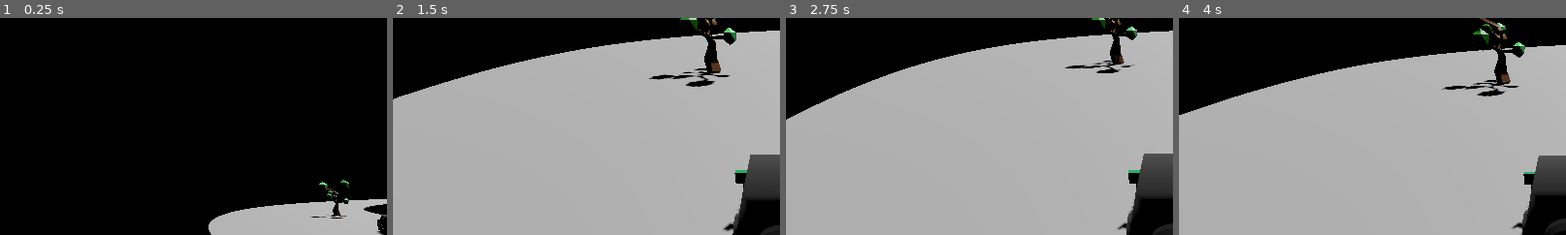
Above: before the commit, frames 1-4 (left to right).
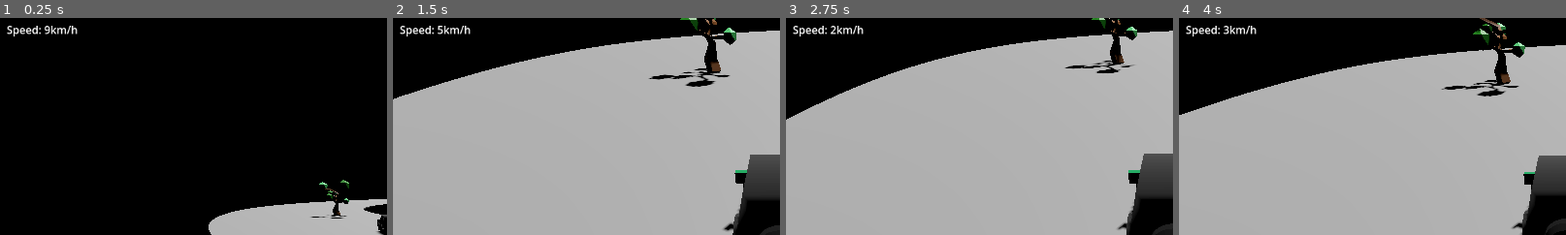
Above: after the commit, the same moments.

Repository: VriskaSekret/car_game
Game: Godot game, scene res://scenes/test_scene.tscn
The game is run twice, just before and just after one commit, with the same random seed, the same clock (stepped at 60 frames per second) and the same inputs.
Inputs:
- Up to frame 1 (0.25 s): no input
- Up to frame 2 (1.5 s): hold D (steer_right) 0.53-1.28 s; tap Space at 0.77 s; hold S (brake) from 1.28 s (still down)
- Up to frame 3 (2.75 s): tap Space at 1.52 s; release S (brake) at 2.03 s; hold D (steer_right) from 2.03 s (still down)
- Up to frame 4 (4 s): release D (steer_right) at 2.78 s; hold W (accelerate) 2.78-3.53 s; tap Space at 3.02, 3.77 s; hold A (steer_left) from 3.53 s (still down)
The pictures show only the part of the screen within x 0-50%, y 1-51%; the shares and areas given below are measured in that part.

The runs differ from the first frame. In frame 1, 0.4% of the frame differs, in the area x 1-21%, y 3-9%; in frame 2, 0.4%; in frame 3, 0.4%; in frame 4, 0.4%.

Commit message:
Fix speedometer

Diff:
--- a/scenes/test_scene.tscn
+++ b/scenes/test_scene.tscn
@@ -1,6 +1,7 @@
-[gd_scene load_steps=8 format=3 uid="uid://be1mi7mimuwfx"]
+[gd_scene load_steps=9 format=3 uid="uid://be1mi7mimuwfx"]
 
 [ext_resource type="Script" uid="uid://ivl5u3ahogss" path="res://scripts/Camera3D.gd" id="1_j8ivh"]
+[ext_resource type="Script" uid="uid://bi2b1qr07pq4p" path="res://speedometer.gd" id="2_j8ivh"]
 [ext_resource type="PackedScene" uid="uid://dbl4bno5e48ka" path="res://scenes/car.tscn" id="3_jaglt"]
 [ext_resource type="PackedScene" uid="uid://bacj14uc7wbkp" path="res://scenes/tree.tscn" id="3_nd71p"]
 
@@ -70,5 +71,12 @@
 [node name="tree" parent="." instance=ExtResource("3_nd71p")]
 transform = Transform3D(1, 0, 0, 0, 1, 0, 0, 0, 1, 44, 0, -246)
 
+[node name="speedometer" type="Label" parent="."]
+offset_left = 10.0
+offset_top = 13.0
+offset_right = 40.0
+offset_bottom = 36.0
+script = ExtResource("2_j8ivh")
+
 [editable path="Car"]
 [editable path="Car/CarMesh"]
